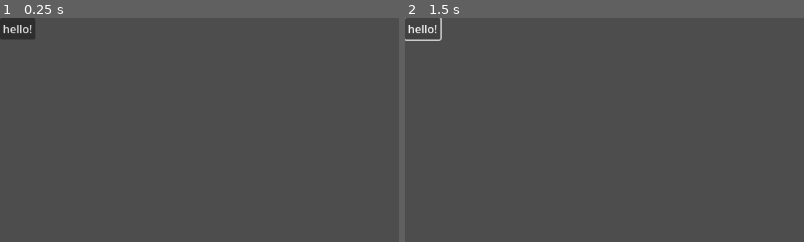
Above: before the commit, frames 1-2 (left to right).
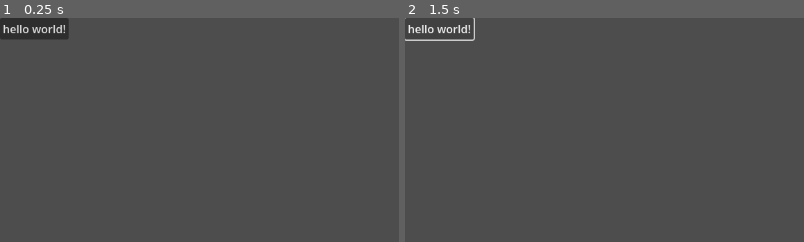
Above: after the commit, the same moments.

Repository: chu0029/SusGame
Game: Godot game, scene res://button.tscn
The game is run twice, just before and just after one commit, with the same random seed, the same clock (stepped at 60 frames per second) and the same inputs. Before the commit the project has no main scene; this scene is started directly in both runs.
Inputs:
- Up to frame 1 (0.25 s): no input
- Up to frame 2 (1.5 s): click "hello!" (after the commit: "hello world!") at 0.5 s; click "hello!" (after the commit: "hello world!") at 1.25 s
The pictures show only the part of the screen within x 0-50%, y 0-50%; the shares and areas given below are measured in that part.

The runs differ from the first frame. In frame 1, 0.7% of the frame differs, in the area x 7-18%, y 0-10%; in frame 2, 0.3%.

Commit message:
changed hello -> hello world

Diff:
--- a/button.tscn
+++ b/button.tscn
@@ -3,4 +3,4 @@
 [node name="Button" type="Button"]
 offset_right = 8.0
 offset_bottom = 8.0
-text = "hello!"
+text = "hello world!"
--- a/project.godot
+++ b/project.godot
@@ -11,5 +11,6 @@
 [application]
 
 config/name="SusGame"
+run/main_scene="uid://dotcev5cmnn1w"
 config/features=PackedStringArray("4.4", "Forward Plus")
 config/icon="res://icon.svg"
